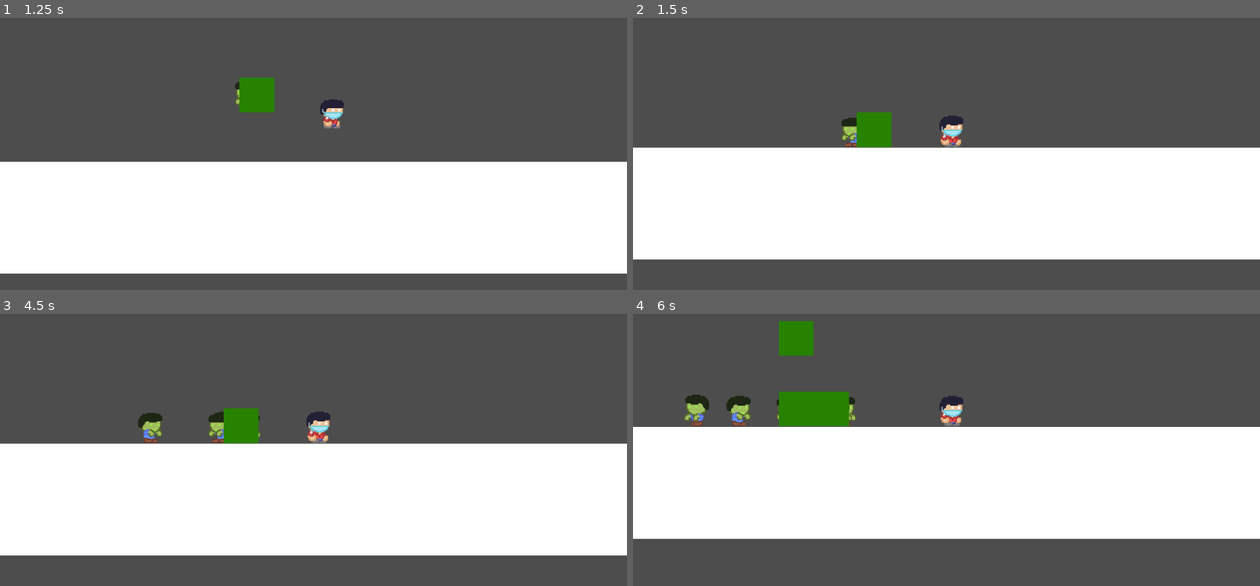
Above: before the commit, frames 1-4 (two rows, left to right).
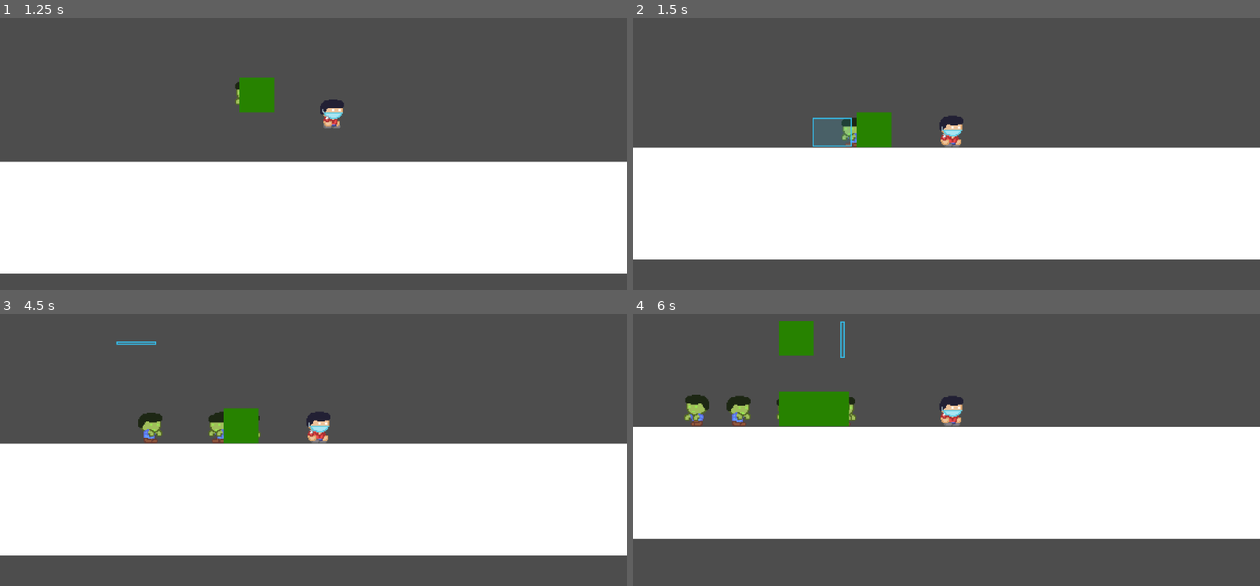
Above: after the commit, the same moments.

Repository: neinwhal/ggjsg-2026
Game: Godot game, scene res://src/map/test_map.tscn
Two runs of this game, one before a commit and one after it. Both use one fixed random seed, a clock stepped at 60 frames per second and the inputs below. This scene is started directly instead of the project's main scene.
Inputs (mouse positions are in pixels of both pictures, inside the frame that each line leads up to):
- Up to frame 1 (1.25 s): move the mouse to (451, 96) at 0.52 s; hold D (MoveRight) from 0.53 s (still down); click (451, 96) at 0.67 s; tap Space (Jump) at 0.77 s
- Up to frame 2 (1.5 s): release D (MoveRight) at 1.25 s; drag from (821, 132) to (915, 183) at 1.27 s
- Up to frame 3 (4.5 s): move the mouse to (376, 333) at 2.02 s; hold A (MoveLeft) 2.03-2.75 s; click (376, 333) at 2.17 s; drag from (282, 479) to (125, 357) at 2.77 s; move the mouse to (501, 463) at 3.52 s; hold D (MoveRight) 3.53-4.25 s; click (501, 463) at 3.67 s; tap Space (Jump) at 3.77 s; drag from (125, 357) to (219, 322) at 4.27 s
- Up to frame 4 (6 s): move the mouse to (977, 409) at 5.02 s; hold D (MoveRight) 5.03-5.75 s; click (977, 409) at 5.17 s; drag from (852, 322) to (821, 428) at 5.77 s

Frame 1 is identical in both runs. In frame 2, 0.7% of the frame differs, in the area x 28-35%, y 36-48%; in frame 3, less than 0.1%; in frame 4, 0.1%.

Commit message:
testing group selection

Diff:
--- a/src/map/selection_manager.gd
+++ b/src/map/selection_manager.gd
@@ -1,14 +1,14 @@
 extends Node2D
 
 @export var move_speed := 150.0
+@export var drag_threshold := 8.0 # pixels before we treat it as a drag
 
 var selected: Node2D = null
 var target_pos: Vector2
 var has_target := false
 
-func _pick_unit_under_mouse(mouse_pos: Vector2) -> Node2D:
+func select_unit_under_mouse(mouse_pos: Vector2) -> Node2D:
 	var space_state := get_world_2d().direct_space_state
-
 	# find colliders..
 	var params := PhysicsPointQueryParameters2D.new()
 	params.position = mouse_pos
@@ -25,34 +25,101 @@
 
 	return null
 
+func select_units_in_rectangle(a: Vector2, b: Vector2) -> Array[Node2D]:
+	var space_state := get_world_2d().direct_space_state
+	# expand rectangle
+	var rect := Rect2(a, Vector2.ZERO).expand(b)
+	var center := rect.position + rect.size * 0.5 # center of rect
+	var shape := RectangleShape2D.new()
+	shape.size = rect.size
+	# find colliders
+	var params := PhysicsShapeQueryParameters2D.new()
+	params.shape = shape
+	params.transform = Transform2D(0.0, center)
+	params.collide_with_areas = true
+	params.collide_with_bodies = true
+	# determine possible hits
+	var results := space_state.intersect_shape(params, 128)
+	var out: Array[Node2D] = []
+	for r in results:
+		var collider: Object = r["collider"]
+		if collider != null and collider.is_in_group("unit"):
+			var n := collider as Node2D
+			if n != null and not out.has(n):
+				out.append(n)
+
+	return out
+
+
+var is_dragging := false
+var drag_start := Vector2.ZERO
+var drag_end := Vector2.ZERO
+var selected_units: Array[Node2D] = []
+
 func _unhandled_input(event: InputEvent) -> void:
-	if event is InputEventMouseButton and event.button_index == MOUSE_BUTTON_LEFT and event.pressed:
+	if event is InputEventMouseButton and event.button_index == MOUSE_BUTTON_LEFT:
 		var mouse_pos := get_global_mouse_position()
 
-		# select a unit under mouse
-		var unit := _pick_unit_under_mouse(mouse_pos)
-		if unit != null:
-			selected = unit
-			has_target = false
+		if event.pressed:
+			drag_start = mouse_pos
+			drag_end = mouse_pos
+			is_dragging = false
 			return
+		else:
+			# released
+			if is_dragging:
+				selected_units = select_units_in_rectangle(drag_start, drag_end)
+				selected = selected_units[0] if selected_units.size() > 0 else null
+				has_target = false
 
-		# Otherwise, if something is selected, set destination
-		if selected != null:
-			target_pos = mouse_pos
-			has_target = true
+				is_dragging = false # stop drawing
+				queue_redraw() # froce redraw to clear rectangle
+				return
+
+			# treat as a click (not a drag)
+			var unit := select_unit_under_mouse(mouse_pos)
+			if unit != null:
+				selected = unit
+				selected_units = [unit]
+				has_target = false
+				queue_redraw()
+				return
+
+			# click empty space: set destination if anything selected
+			if selected_units.size() > 0:
+				target_pos = mouse_pos
+				has_target = true
+
+	if event is InputEventMouseMotion:
+		if Input.is_mouse_button_pressed(MOUSE_BUTTON_LEFT):
+			drag_end = get_global_mouse_position()
+			if not is_dragging and drag_start.distance_to(drag_end) >= drag_threshold:
+				is_dragging = true
+			if is_dragging:
+				queue_redraw()
 
 func _process(delta: float) -> void:
 	if selected == null or not has_target:
 		return
 
 	# move towards x position
-	var pos := selected.global_position
-	pos.x = move_toward(pos.x, target_pos.x, move_speed * delta)
-
-	selected.global_position = pos
+	for u in selected_units:
+		var pos := u.global_position
+		pos.x = move_toward(pos.x, target_pos.x, move_speed * delta)
+		u.global_position = pos
 
 	# Stop when close enough
-	if selected.global_position.distance_to(target_pos) < 2.0:
-		pos.x = target_pos.x
-		selected.global_position = pos
+	# Stop when the "leader" is close enough on X
+	var leader := selected_units[0]
+	if abs(leader.global_position.x - target_pos.x) < 2.0:
+		for u in selected_units:
+			var p := u.global_position
+			p.x = target_pos.x
+			u.global_position = p
 		has_target = false
+
+func _draw() -> void:
+	if is_dragging:
+		var rect := Rect2(drag_start, Vector2.ZERO).expand(drag_end)
+		draw_rect(rect, Color(0.2, 0.8, 1.0, 0.15), true)
+		draw_rect(rect, Color(0.2, 0.8, 1.0, 0.9), false, 2.0)
